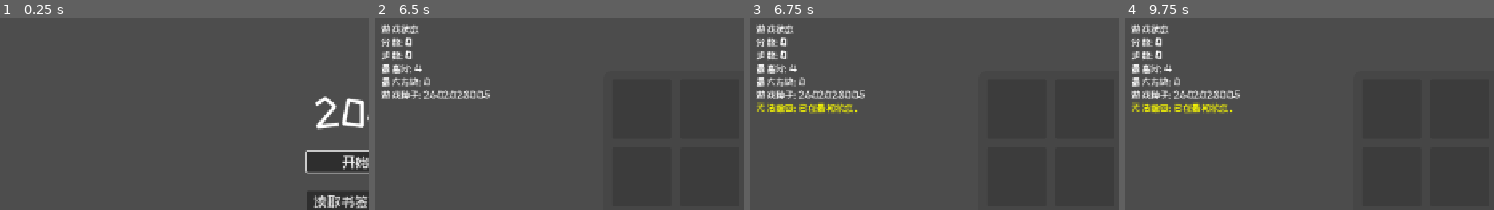
Above: before the commit, frames 1-4 (left to right).
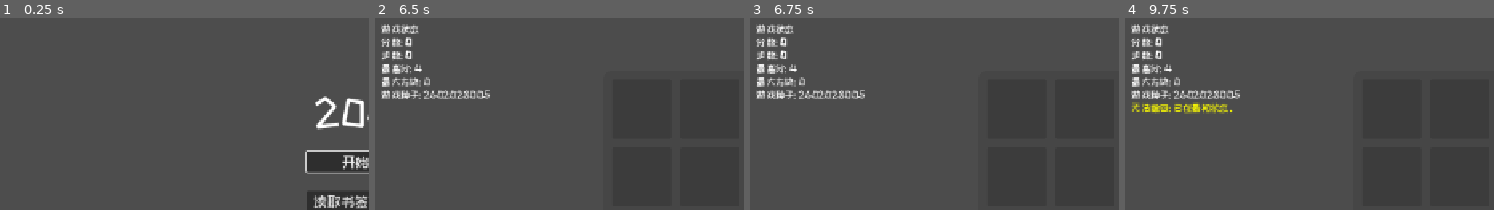
Above: after the commit, the same moments.

Repository: C76GN/2048-all-in-one
Game: Godot game, scene res://scenes/boot/boot.tscn
Same seed, same stepped clock (60 frames per second), same inputs: the game is played once before the commit and once after it.
Inputs (mouse positions are % of the whole screen's width and height, from its top left):
- Up to frame 1 (0.25 s): no input
- Up to frame 2 (6.5 s): click "开始游戏" at 0.5 s; click "开始游戏" at 1.25 s; click "玩家" at 2 s; click "生成方块" at 2.75 s; click "重置并调整大小" at 3.5 s; click "游戏中扩建棋盘" at 4.25 s; click (79, 16) at 5 s; tap Enter at 5.75 s; hold D (move_right) from 5.78 s (still down); tap Z (undo) at 5.85 s
- Up to frame 3 (6.75 s): tap Space at 6.5 s; release D (move_right) at 6.53 s; hold S (move_down) from 6.53 s (still down); tap Z (undo) at 6.6 s
- Up to frame 4 (9.75 s): tap Enter at 7.25, 8.75 s; release S (move_down) at 7.28 s; hold D (move_right) 7.28-8.03 s; tap Z (undo) every 0.75 s from 7.35 to 9.6 s; tap Space at 8, 9.5 s; hold W (move_up) 8.03-8.78 s; hold A (move_left) from 8.78 s (still down)
The pictures show only the part of the screen within x 0-50%, y 0-50%; the shares and areas given below are measured in that part.

Frames 1-2 are identical in both runs. In frame 3, 0.9% of the frame differs, in the area x 1-30%, y 43-50%; in frame 4, nothing differs.

Commit message:
Cache GameModeConfig and unify command history
Add a GameModeConfigCache utility and replace direct load() calls across menus and UI with cached lookups to reduce repeated resource loads and handle missing paths. Change BookmarkData.game_state_history to a Variant to support new full-history format; migrate to serialize_full_history()/deserialize_full_history() while preserving backward compatibility by falling back to the old array format. Propagate board resize events to keep current grid size in sync and use a helper to resolve the effective grid size for saving replays/high scores. Update player and replay input systems to execute moves via the GFCommandHistoryUtility (awaiting execution) and emit HUD updates in a unified way. Improve GameModeConfig.validate() with additional checks. Add test tool listener management and context clearing, plus minor UI preview error handling. New files: scripts/utilities/game_mode_config_cache.gd (.uid).

Diff:
--- a/scripts/data/bookmark_data.gd
+++ b/scripts/data/bookmark_data.gd
@@ -47,7 +47,7 @@
 @export var rules_states: Array = []
 
 ## 保存完整的撤回历史记录。
-@export var game_state_history: Array[Dictionary] = []
+@export var game_state_history: Variant = {}
 
 
 # --- 公共变量 ---
--- a/scripts/data/game_mode_config.gd
+++ b/scripts/data/game_mode_config.gd
@@ -66,8 +66,32 @@
 		push_error("GameModeConfig[%s]: spawn_rules 为空，游戏将无法生成方块！" % mode_name)
 		return false
 
+	for i in range(spawn_rules.size()):
+		if not is_instance_valid(spawn_rules[i]):
+			push_error("GameModeConfig[%s]: spawn_rules[%d] 未配置！" % [mode_name, i])
+			return false
+
 	if not is_instance_valid(game_over_rule):
 		push_error("GameModeConfig[%s]: game_over_rule 未配置！" % mode_name)
 		return false
 
+	if not is_instance_valid(board_theme):
+		push_error("GameModeConfig[%s]: board_theme 未配置！" % mode_name)
+		return false
+
+	if min_grid_size <= 0:
+		push_error("GameModeConfig[%s]: min_grid_size 必须大于 0！" % mode_name)
+		return false
+
+	if min_grid_size > max_grid_size:
+		push_error("GameModeConfig[%s]: min_grid_size 不能大于 max_grid_size！" % mode_name)
+		return false
+
+	if default_grid_size < min_grid_size or default_grid_size > max_grid_size:
+		push_error(
+			"GameModeConfig[%s]: default_grid_size 必须位于 [%d, %d] 范围内！"
+			% [mode_name, min_grid_size, max_grid_size]
+		)
+		return false
+
 	return true
--- a/scripts/game/game_play.gd
+++ b/scripts/game/game_play.gd
@@ -130,6 +130,9 @@
 	if is_instance_valid(_game_status_model):
 		if _game_status_model.move_count.value_changed.is_connected(_on_move_count_changed):
 			_game_status_model.move_count.value_changed.disconnect(_on_move_count_changed)
+
+	if is_instance_valid(_test_utility):
+		_test_utility.clear_context()
 
 	if _log:
 		_log.info("GamePlay", "_cleanup_listeners: cleaned up all GF listeners and signal connections")
--- a/scripts/menus/bookmark_list.gd
+++ b/scripts/menus/bookmark_list.gd
@@ -5,6 +5,11 @@
 ## 继承自 BaseListMenu，专门负责书签的管理与展示。
 class_name BookmarkList
 extends BaseListMenu
+
+
+# --- 常量 ---
+
+const GAME_MODE_CONFIG_CACHE = preload("res://scripts/utilities/game_mode_config_cache.gd")
 
 
 # --- 导出变量 ---
@@ -67,9 +72,11 @@
 		_clear_preview()
 		return
 
-	var mode_config := load(bookmark.mode_config_path) as GameModeConfig
+	var mode_config: GameModeConfig = GAME_MODE_CONFIG_CACHE.get_config(bookmark.mode_config_path)
 	if not is_instance_valid(mode_config):
 		detail_info_label.text = tr("ERR_LOAD_CONFIG")
+		if is_instance_valid(board_preview_node):
+			board_preview_node.show_message(tr("ERR_LOAD_CONFIG"))
 		return
 
 	var datetime: String = Time.get_datetime_string_from_unix_time(bookmark.timestamp)
--- a/scripts/menus/mode_selection.gd
+++ b/scripts/menus/mode_selection.gd
@@ -11,6 +11,7 @@
 
 ## 单个模式卡片 UI 场景。
 const MODE_CARD_SCENE: PackedScene = preload("res://scenes/ui/mode_card.tscn")
+const GAME_MODE_CONFIG_CACHE = preload("res://scripts/utilities/game_mode_config_cache.gd")
 
 
 # --- 导出变量 ---
@@ -199,7 +200,7 @@
 	if is_instance_valid(_selected_mode_config) and _selected_mode_config.resource_path == config_path:
 		return
 
-	var loaded_config := load(config_path) as GameModeConfig
+	var loaded_config: GameModeConfig = GAME_MODE_CONFIG_CACHE.get_config(config_path)
 	if not is_instance_valid(loaded_config):
 		_selected_mode_config = null
 		_show_default_info()
@@ -248,6 +249,8 @@
 	if is_instance_valid(_info_score_label):
 		_info_score_label.visible = false
 	_right_panel_container.visible = false
+	if is_instance_valid(_start_game_button):
+		_start_game_button.disabled = true
 
 
 func _update_ui_text() -> void:
--- a/scripts/menus/replay_list.gd
+++ b/scripts/menus/replay_list.gd
@@ -5,6 +5,11 @@
 ## 继承自 BaseListMenu，专门负责回放的加载、播放与管理。
 class_name ReplayList
 extends BaseListMenu
+
+
+# --- 常量 ---
+
+const GAME_MODE_CONFIG_CACHE = preload("res://scripts/utilities/game_mode_config_cache.gd")
 
 
 # --- 导出变量 ---
@@ -67,9 +72,11 @@
 		_clear_preview()
 		return
 
-	var mode_config := load(replay.mode_config_path) as GameModeConfig
+	var mode_config: GameModeConfig = GAME_MODE_CONFIG_CACHE.get_config(replay.mode_config_path)
 	if not is_instance_valid(mode_config):
 		detail_info_label.text = tr("ERR_LOAD_CONFIG")
+		if is_instance_valid(board_preview_node):
+			board_preview_node.show_message(tr("ERR_LOAD_CONFIG"))
 		return
 
 	var datetime: String = Time.get_datetime_string_from_unix_time(replay.timestamp)
--- a/scripts/systems/game_flow_system.gd
+++ b/scripts/systems/game_flow_system.gd
@@ -53,6 +53,7 @@
 	Gf.listen_simple(EventNames.SAVE_BOOKMARK_REQUESTED, _on_save_bookmark_requested)
 	Gf.listen_simple(EventNames.UI_PAUSE_REQUESTED, _on_ui_pause_requested)
 	Gf.listen_simple(EventNames.GAME_STATE_TAINTED, _on_game_state_tainted)
+	Gf.listen_simple(EventNames.BOARD_RESIZED, _on_board_resized)
 
 	# --- UI 菜单请求事件监听 ---
 	Gf.listen_simple(EventNames.RESUME_GAME_REQUESTED, _on_resume_game_requested)
@@ -70,6 +71,7 @@
 	Gf.unlisten_simple(EventNames.SAVE_BOOKMARK_REQUESTED, _on_save_bookmark_requested)
 	Gf.unlisten_simple(EventNames.UI_PAUSE_REQUESTED, _on_ui_pause_requested)
 	Gf.unlisten_simple(EventNames.GAME_STATE_TAINTED, _on_game_state_tainted)
+	Gf.unlisten_simple(EventNames.BOARD_RESIZED, _on_board_resized)
 
 	Gf.unlisten_simple(EventNames.RESUME_GAME_REQUESTED, _on_resume_game_requested)
 	Gf.unlisten_simple(EventNames.RESTART_GAME_REQUESTED, _on_restart_game_requested)
@@ -141,16 +143,17 @@
 	if _is_replay_mode:
 		return
 
+	var current_grid_size := _get_current_grid_size()
 	var save_system := get_system(SaveSystem) as SaveSystem
 	if save_system and not _is_game_state_tainted:
 		var mode_id: String = _mode_config_path.get_file().get_basename()
-		save_system.set_high_score(mode_id, _current_grid_size, _game_status_model.score.get_value())
+		save_system.set_high_score(mode_id, current_grid_size, _game_status_model.score.get_value())
 
 	var replay_data := ReplayData.new()
 	replay_data.timestamp = int(Time.get_unix_time_from_system())
 	replay_data.mode_config_path = _mode_config_path
 	replay_data.initial_seed = _initial_seed_of_session
-	replay_data.grid_size = _current_grid_size
+	replay_data.grid_size = current_grid_size
 
 	replay_data.actions = _player_actions.duplicate()
 	replay_data.final_board_snapshot = _grid_model.get_snapshot()
@@ -216,10 +219,24 @@
 	if is_instance_valid(data.loaded_bookmark_data):
 		_rebuild_player_actions_from_history()
 
+
+func _get_current_grid_size() -> int:
+	if is_instance_valid(_grid_model) and _grid_model.grid_size > 0:
+		return _grid_model.grid_size
+
+	var current_game_model := get_model(CurrentGameModel) as CurrentGameModel
+	if is_instance_valid(current_game_model):
+		var grid_size: int = current_game_model.current_grid_size.get_value()
+		if grid_size > 0:
+			return grid_size
+
+	return _current_grid_size
+
+
 func _get_full_game_state() -> Dictionary:
 	var utility := get_system(GameStateSystem) as GameStateSystem
 	if utility:
-		return utility.get_full_game_state(_current_grid_size)
+		return utility.get_full_game_state(_get_current_grid_size())
 	return {}
 
 
@@ -227,7 +244,7 @@
 	var state := _get_full_game_state()
 	var command_history := get_utility(GFCommandHistoryUtility) as GFCommandHistoryUtility
 	if command_history:
-		state[&"game_state_history"] = command_history.serialize_history()
+		state[&"game_state_history"] = command_history.serialize_full_history()
 	return state
 
 
@@ -248,6 +265,17 @@
 
 func _on_game_state_tainted(_payload: Variant = null) -> void:
 	_is_game_state_tainted = true
+
+
+func _on_board_resized(new_size: int) -> void:
+	if new_size <= 0:
+		return
+
+	_current_grid_size = new_size
+
+	var current_game_model := get_model(CurrentGameModel) as CurrentGameModel
+	if is_instance_valid(current_game_model):
+		current_game_model.current_grid_size.set_value(new_size)
 
 
 func _on_undo_requested(_payload: Variant = null) -> void:
@@ -308,7 +336,7 @@
 
 	var _command_history := get_utility(GFCommandHistoryUtility) as GFCommandHistoryUtility
 	if _command_history:
-		new_bookmark.game_state_history = _command_history.serialize_history()
+		new_bookmark.game_state_history = _command_history.serialize_full_history()
 
 	var bookmark_system := get_system(BookmarkSystem) as BookmarkSystem
 	if bookmark_system:
--- a/scripts/systems/game_init_system.gd
+++ b/scripts/systems/game_init_system.gd
@@ -3,6 +3,11 @@
 ## GameInitSystem: 负责提取原 GamePlay.gd 中的装配逻辑。
 class_name GameInitSystem
 extends GFSystem
+
+
+# --- 常量 ---
+
+const GAME_MODE_CONFIG_CACHE = preload("res://scripts/utilities/game_mode_config_cache.gd")
 
 
 # --- 私有变量 ---
@@ -28,6 +33,19 @@
 
 func dispose() -> void:
 	Gf.unlisten_simple(EventNames.REQUEST_GAME_INITIALIZATION, _on_request_initialization)
+
+
+# --- 私有/辅助方法 ---
+
+func _restore_bookmark_command_history(bookmark_data: BookmarkData) -> void:
+	if not is_instance_valid(_command_history) or not is_instance_valid(bookmark_data):
+		return
+
+	var history_data: Variant = bookmark_data.game_state_history
+	if history_data is Dictionary and not history_data.is_empty():
+		_command_history.deserialize_full_history(history_data, Callable(MoveCommand, "deserialize"))
+	elif history_data is Array and not history_data.is_empty():
+		_command_history.deserialize_history(history_data, Callable(MoveCommand, "deserialize"))
 
 
 # --- 信号处理函数 ---
@@ -81,7 +99,7 @@
 	game_ready_data.current_grid_size = grid_size
 	game_ready_data.initial_seed = init_seed
 
-	var mode_config := load(config_path) as GameModeConfig
+	var mode_config: GameModeConfig = GAME_MODE_CONFIG_CACHE.get_config(config_path)
 	if not is_instance_valid(mode_config):
 		if _log:
 			_log.error("GameInitSystem", "GameModeConfig load failed: %s" % config_path)
@@ -118,9 +136,7 @@
 			game_status_model.extra_stats.set_value(loaded_bookmark_data.extra_stats.duplicate(true))
 			game_status_model.high_score.set_value(high_score)
 
-		if "game_state_history" in loaded_bookmark_data and not loaded_bookmark_data.game_state_history.is_empty():
-			if _command_history:
-				_command_history.deserialize_history(loaded_bookmark_data.game_state_history, Callable(MoveCommand, "deserialize"))
+		_restore_bookmark_command_history(loaded_bookmark_data)
 	else:
 		if game_status_model:
 			game_status_model.score.set_value(0)
--- a/scripts/systems/player_input_system.gd
+++ b/scripts/systems/player_input_system.gd
@@ -32,6 +32,16 @@
 	_is_playing = false
 
 
+func _execute_move_command(direction: Vector2i) -> void:
+	var cmd := MoveCommand.new(direction)
+	var history := get_utility(GFCommandHistoryUtility) as GFCommandHistoryUtility
+	var result: Variant = await history.execute_command(cmd) if history else Gf.send_command(cmd)
+	if result == null:
+		return
+
+	Gf.send_simple_event(EventNames.HUD_UPDATE_REQUESTED)
+
+
 func tick(_delta: float) -> void:
 	if not _is_active:
 		return
@@ -57,10 +67,4 @@
 	elif Input.is_action_just_pressed("move_right"): direction = Vector2i.RIGHT
 
 	if direction != Vector2i.ZERO:
-		var cmd := MoveCommand.new(direction)
-		var result = Gf.send_command(cmd)
-		if result != null:
-			var history := get_utility(GFCommandHistoryUtility) as GFCommandHistoryUtility
-			if history:
-				history.record(cmd)
-			Gf.send_simple_event(EventNames.HUD_UPDATE_REQUESTED)
+		_execute_move_command(direction)
--- a/scripts/systems/replay_input_system.gd
+++ b/scripts/systems/replay_input_system.gd
@@ -42,6 +42,16 @@
 	_replay_data = null
 
 
+func _execute_replay_step(direction: Vector2i) -> void:
+	var history := get_utility(GFCommandHistoryUtility) as GFCommandHistoryUtility
+	var cmd := MoveCommand.new(direction)
+	var result: Variant = await history.execute_command(cmd) if history else Gf.send_command(cmd)
+	if result == null:
+		return
+
+	Gf.send_simple_event(EventNames.HUD_UPDATE_REQUESTED)
+
+
 func _on_next_step(_payload: Variant = null) -> void:
 	if not _is_active or not _is_playing or not is_instance_valid(_replay_data):
 		return
@@ -51,15 +61,7 @@
 
 	if step_index < _replay_data.actions.size():
 		var direction: Vector2i = _replay_data.actions[step_index]
-		var cmd := MoveCommand.new(direction)
-		var result: Variant = Gf.send_command(cmd)
-		if result == null:
-			return
-
-		if history:
-			history.record(cmd)
-
-		Gf.send_simple_event(EventNames.HUD_UPDATE_REQUESTED)
+		_execute_replay_step(direction)
 
 func _on_prev_step(_payload: Variant = null) -> void:
 	if not _is_active or not _is_playing:
--- a/scripts/ui/bookmark_list_item.gd
+++ b/scripts/ui/bookmark_list_item.gd
@@ -13,6 +13,8 @@
 ## 当一个书签被确认选中时发出。
 ## 兼容旧版信号名。
 signal bookmark_selected(bookmark_data: BookmarkData)
+
+const GAME_MODE_CONFIG_CACHE = preload("res://scripts/utilities/game_mode_config_cache.gd")
 
 
 # --- @onready 变量 (节点引用) ---
@@ -45,7 +47,7 @@
 	_mode_name_label.text = tr("UNKNOWN_MODE")
 
 	if not bookmark_data.mode_config_path.is_empty():
-		var mode_config := load(bookmark_data.mode_config_path) as GameModeConfig
+		var mode_config: GameModeConfig = GAME_MODE_CONFIG_CACHE.get_config(bookmark_data.mode_config_path)
 		if is_instance_valid(mode_config):
 			_mode_name_label.text = tr(mode_config.mode_name)
 		else:
--- a/scripts/ui/mode_card.gd
+++ b/scripts/ui/mode_card.gd
@@ -14,6 +14,8 @@
 ## 当此卡片获得UI焦点时发出。
 ## @param config_path: 卡片所代表的 GameModeConfig 资源路径。
 signal card_focused(config_path: String)
+
+const GAME_MODE_CONFIG_CACHE = preload("res://scripts/utilities/game_mode_config_cache.gd")
 
 # --- 私有变量 ---
 
@@ -51,7 +53,7 @@
 
 ## 更新卡片文本（用于初始化或语言切换）。
 func update_text() -> void:
-	var mode_config := load(_config_path) as GameModeConfig
+	var mode_config: GameModeConfig = GAME_MODE_CONFIG_CACHE.get_config(_config_path)
 
 	if is_instance_valid(mode_config):
 		_title_label.text = tr(mode_config.mode_name)
--- a/scripts/ui/replay_list_item.gd
+++ b/scripts/ui/replay_list_item.gd
@@ -12,6 +12,8 @@
 
 ## 当一个回放列表项被确认选中时发出。
 signal replay_selected(replay_data: ReplayData)
+
+const GAME_MODE_CONFIG_CACHE = preload("res://scripts/utilities/game_mode_config_cache.gd")
 
 
 # --- @onready 变量 (节点引用) ---
@@ -44,7 +46,7 @@
 	_mode_name_label.text = tr("UNKNOWN_MODE")
 
 	if not replay_data.mode_config_path.is_empty():
-		var mode_config := load(replay_data.mode_config_path) as GameModeConfig
+		var mode_config: GameModeConfig = GAME_MODE_CONFIG_CACHE.get_config(replay_data.mode_config_path)
 		if is_instance_valid(mode_config):
 			_mode_name_label.text = tr(mode_config.mode_name)
 		else:
--- /dev/null
+++ b/scripts/utilities/game_mode_config_cache.gd
@@ -0,0 +1,43 @@
+## GameModeConfigCache: 提供 GameModeConfig 资源的轻量缓存访问。
+##
+## 统一处理模式配置的加载、类型校验与缺失路径缓存，减少菜单与列表预览中的重复加载逻辑。
+extends RefCounted
+
+
+# --- 私有变量 ---
+
+static var _config_cache: Dictionary = {}
+static var _missing_paths: Dictionary = {}
+
+
+# --- 公共方法 ---
+
+## 获取指定路径的模式配置资源。
+## @param config_path: GameModeConfig 资源路径。
+## @return: 成功时返回已缓存或新加载的 GameModeConfig，否则返回 null。
+static func get_config(config_path: String) -> GameModeConfig:
+	if config_path.is_empty():
+		return null
+
+	if _config_cache.has(config_path):
+		var cached_config := _config_cache[config_path] as GameModeConfig
+		if is_instance_valid(cached_config):
+			return cached_config
+		_config_cache.erase(config_path)
+
+	if _missing_paths.has(config_path):
+		return null
+
+	var mode_config := load(config_path) as GameModeConfig
+	if is_instance_valid(mode_config):
+		_config_cache[config_path] = mode_config
+		return mode_config
+
+	_missing_paths[config_path] = true
+	return null
+
+
+## 清空全部缓存。
+static func clear() -> void:
+	_config_cache.clear()
+	_missing_paths.clear()
--- a/scripts/utilities/test_tool_utility.gd
+++ b/scripts/utilities/test_tool_utility.gd
@@ -11,6 +11,20 @@
 
 var _test_panel: Control
 var _game_board: GameBoard
+var _is_listening: bool = false
+
+
+# --- Godot 生命周期方法 ---
+
+func dispose() -> void:
+	if _is_listening:
+		Gf.unlisten(TestSpawnPayload, _on_test_panel_spawn_requested_event)
+		Gf.unlisten_simple(EventNames.TEST_VALUES_REQUESTED, _on_test_panel_values_requested_event)
+		Gf.unlisten_simple(EventNames.TEST_RESET_RESIZE_REQUESTED, _on_reset_and_resize_requested_event)
+		Gf.unlisten_simple(EventNames.TEST_LIVE_EXPAND_REQUESTED, _on_live_expand_requested_event)
+		_is_listening = false
+
+	clear_context()
 
 
 # --- 公共方法 ---
@@ -22,20 +36,24 @@
 	_test_panel = panel
 	_game_board = board
 
-	if not _test_panel or not _game_board:
+	if not is_instance_valid(_test_panel) or not is_instance_valid(_game_board):
+		clear_context()
 		return
 
-	Gf.listen(TestSpawnPayload, _on_test_panel_spawn_requested_event)
-	Gf.listen_simple(EventNames.TEST_VALUES_REQUESTED, _on_test_panel_values_requested_event)
-	Gf.listen_simple(EventNames.TEST_RESET_RESIZE_REQUESTED, _on_reset_and_resize_requested_event)
-	Gf.listen_simple(EventNames.TEST_LIVE_EXPAND_REQUESTED, _on_live_expand_requested_event)
+	_register_listeners()
+
+
+## 清理当前场景相关的测试面板与棋盘引用。
+func clear_context() -> void:
+	_test_panel = null
+	_game_board = null
 
 
 ## 初始化面板数据。
 ## @param interaction_rule: 当前的交互规则，用于获取可生成类型。
 ## @param grid_size: 当前棋盘尺寸。
 func initialize_panel(interaction_rule: InteractionRule, grid_size: int) -> void:
-	if not _test_panel or not interaction_rule:
+	if not is_instance_valid(_test_panel) or not is_instance_valid(interaction_rule):
 		return
 
 	var spawnable_types: Dictionary = interaction_rule.get_spawnable_types()
@@ -45,8 +63,21 @@
 
 ## 更新坐标限制。
 func update_limits(new_size: int) -> void:
-	if _test_panel:
+	if is_instance_valid(_test_panel):
 		_test_panel.update_coordinate_limits(new_size)
+
+
+# --- 私有/辅助方法 ---
+
+func _register_listeners() -> void:
+	if _is_listening:
+		return
+
+	Gf.listen(TestSpawnPayload, _on_test_panel_spawn_requested_event)
+	Gf.listen_simple(EventNames.TEST_VALUES_REQUESTED, _on_test_panel_values_requested_event)
+	Gf.listen_simple(EventNames.TEST_RESET_RESIZE_REQUESTED, _on_reset_and_resize_requested_event)
+	Gf.listen_simple(EventNames.TEST_LIVE_EXPAND_REQUESTED, _on_live_expand_requested_event)
+	_is_listening = true
 
 
 # --- 信号处理 ---
@@ -90,7 +121,8 @@
 
 	if interaction_rule:
 		var values: Array[int] = interaction_rule.get_spawnable_values(type_id)
-		_test_panel.update_value_options(values)
+		if is_instance_valid(_test_panel):
+			_test_panel.update_value_options(values)
 
 
 # --- 事件处理代理 ---
Not shown, added: scripts/utilities/game_mode_config_cache.gd.uid
